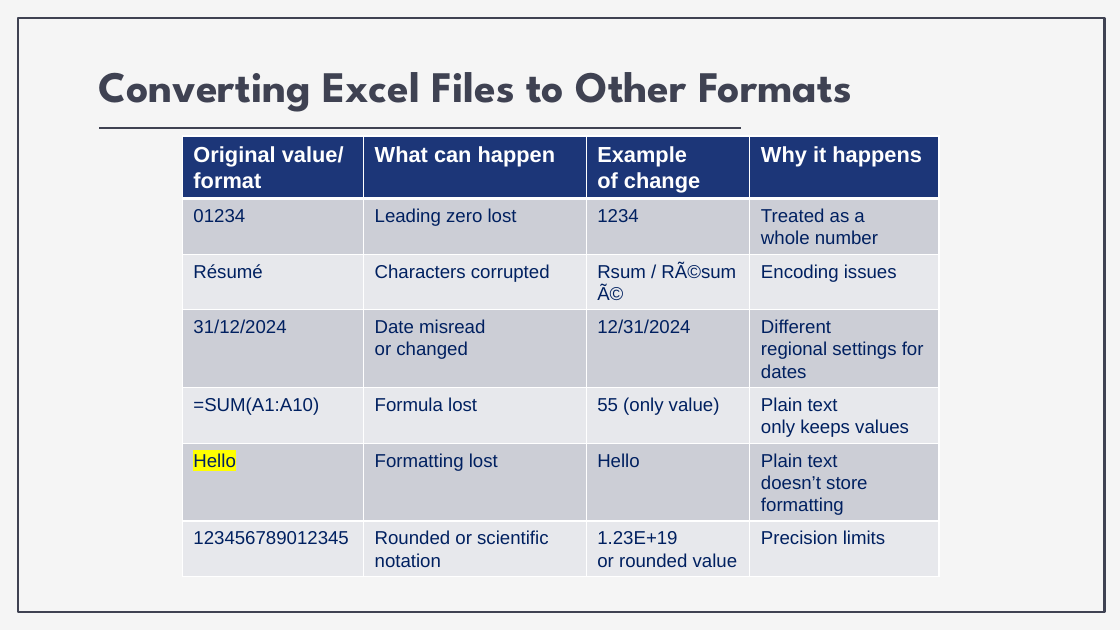
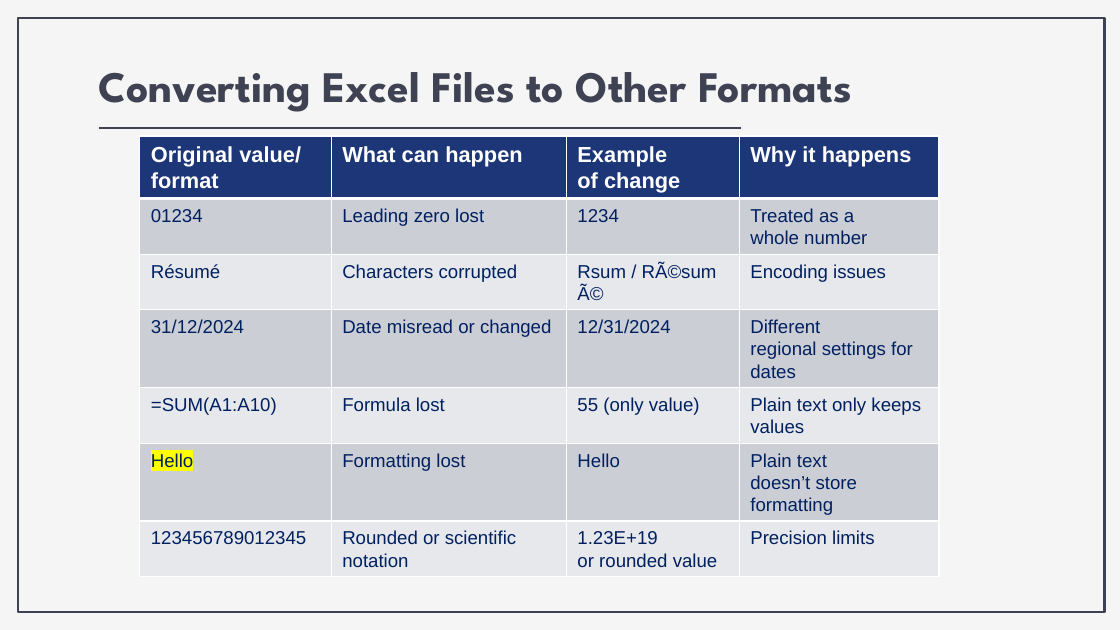
Before and after one commit to nickrochlin/rdm-jumpstart2, a slide deck: slide 27 of docs/files/Block3-1_Excel-to-Scripting.pptx (slide 26 before the commit). Drawn at 1120x630 pixels with LibreOffice and Linux fonts; fonts in the diff are those of the drawing. Boxes give left, top, right and bottom in pixels: in the first picture for what was removed or moved away, otherwise in the second. Text is boxed around its words. In the diff, an @@ line names an element or a change of style, - is before the commit and + after.

```diff
--- a/docs/files/Block3-1_Excel-to-Scripting.pptx
+++ b/docs/files/Block3-1_Excel-to-Scripting.pptx
@@ table at bbox=[140, 137, 939, 571] @@
-row 1, column 1: Original value/format
+row 1, column 1: Original value/ format
@@ table: place and size @@
-table at bbox=[183, 137, 940, 571]
+table at bbox=[140, 137, 939, 571]
```
Also in this commit, not shown: 3 other slides changed, 1 slide added, 59 other files.
